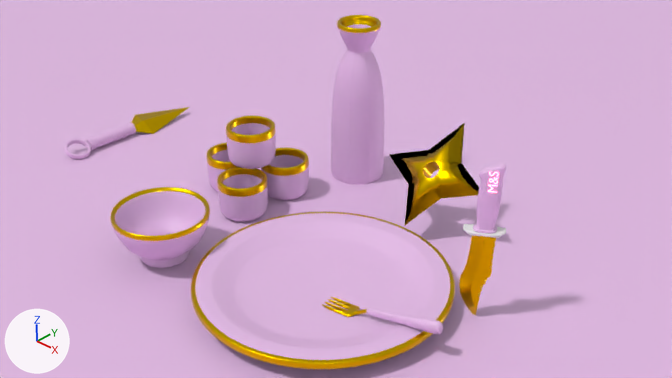
Two versions of the Blender file kitchen set.blend, one commit apart.
Both versions are drawn from the file's camera 'persp'. Lighting does not change. The marker at lower left points along +X, +Y and +Z. Text is drawn in Blender's own font.

The scene before the commit, as lines of its bpy script (objects in view):
```python
ob_1 = bpy.data.objects.new('1', me_circle_005)
ob_1.location = (-1.393, 0.924, -0.11)
ob_circle_003 = bpy.data.objects.new('Circle.003', me_circle_005)
ob_circle_003.location = (-1.386, 0.412, -0.11)
ob_circle_003.rotation_euler = (0.0, 0.0, 2.846)  # degrees (0, 0, 163)
ob_circle_004 = bpy.data.objects.new('Circle.004', me_circle_005)
ob_circle_004.location = (-1.831, 0.658, -0.11)
ob_circle_004.rotation_euler = (0.0, 0.0, 2.844)  # degrees (0, 0, 163)
ob_circle_005 = bpy.data.objects.new('Circle.005', me_circle_005)
ob_circle_005.location = (-1.56, 0.685, 0.239)
ob_circle_005.rotation_euler = (0.0, 0.0, -0.651)  # degrees (0, 0, -37)
ob_cube = bpy.data.objects.new('Cube', me_cube_001)
ob_cube.location = (0.873, -0.002, 0.092)
ob_cube.rotation_euler = (0.0, -0.174, 0.167)  # degrees (0, -10, 9.6)
ob_plane_001 = bpy.data.objects.new('Plane.001', me_plane_002)
ob_plane_001.location = (1.001, 0.635, 0.873)
ob_plane_001.rotation_euler = (3.717, -1.571, 0.0)  # degrees (213, -90, 0)
ob_plane_001.scale = (0.308, 0.308, 0.308)
ob_plane_004 = bpy.data.objects.new('Plane.004', me_plane_003)
ob_plane_004.location = (-0.033, 1.363, 0.395)
ob_plane_004.rotation_euler = (0.748, 0.0, 0.0)  # degrees (43, 0, 0)
ob_plane_004.scale = (0.248, 0.248, 0.248)
ob_plane_005 = bpy.data.objects.new('Plane.005', me_plane_005)
ob_plane_005.location = (-3.397, 0.97, -0.062)
ob_plane_005.rotation_euler = (0.0, 0.374, 0.0)  # degrees (0, 21, 0)
ob_plane_005.scale = (0.162, 0.162, 0.162)
ob_sakke = bpy.data.objects.new('sakke', me_circle_004)
ob_sakke.location = (-1.17, 1.651, -0.178)
ob_sakke.rotation_euler = (0.0, 0.0, -0.371)  # degrees (0, 0, -21)
# also in view: 'Plane.002' at (0.97, 0.63, 0.21); 'Plane' at (0.0, 0.0, -0.4); 'plate' at (0.0, 0.0, -0.03); 'bowl' at (-1.32, -0.5, 0.1)
```
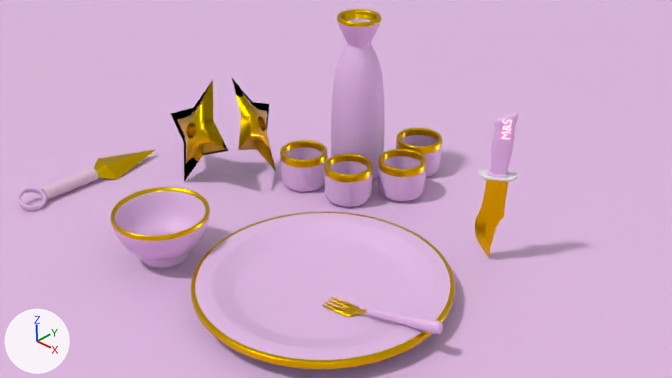
Location of each change, (x1, y1, x2, y2) in pixels of the pictures (672 x 378 px):
'sakke', moved, turned: before (331, 15, 384, 185); after (331, 9, 384, 180)
'Plane.004', moved, turned: before (389, 123, 479, 226); after (232, 78, 276, 171)
'Circle.005', moved: before (226, 116, 276, 169); after (378, 149, 426, 201)
'Circle.003', moved: before (217, 167, 268, 222); after (280, 140, 327, 192)
'1', moved: before (261, 147, 309, 200); after (324, 154, 373, 207)
'Plane.002', moved: before (459, 236, 496, 315); after (475, 180, 509, 258)
'Plane.001', moved: before (473, 162, 506, 234); after (487, 112, 518, 178)
'og.003', added: after (170, 80, 228, 181)
'Circle.004', moved: before (207, 142, 237, 192); after (396, 128, 442, 177)
'Plane.005', moved, turned, modifiers changed: before (131, 107, 189, 134); after (94, 150, 155, 179)
'Torus', moved, turned: before (86, 123, 136, 150); after (41, 168, 98, 200)
'BezierCircle', moved, turned: before (64, 139, 91, 159); after (17, 187, 47, 211)
'Cube.001', moved: before (463, 224, 506, 238); after (479, 170, 518, 182)
'Cylinder', moved, turned: before (87, 126, 134, 148); after (42, 169, 97, 197)
'Text', moved: before (488, 172, 499, 193); after (501, 120, 512, 139)

Diff of the bpy script that builds the scene:
```diff
--- a/kitchen set.blend.py
+++ b/kitchen set.blend.py
@@ ob_plane_001 @@
 ob_plane_001 = bpy.data.objects.new('Plane.001', me_plane_002)
-ob_plane_001.location = (1.001, 0.635, 0.873)
+ob_plane_001.location = (0.629, 1.32, 0.908)
 ob_plane_001.rotation_euler = (3.717, -1.571, 0.0)  # degrees (213, -90, 0)
@@ ob_sakke @@
 ob_sakke = bpy.data.objects.new('sakke', me_circle_004)
-ob_sakke.location = (-1.17, 1.651, -0.178)
-ob_sakke.rotation_euler = (0.0, 0.0, -0.371)  # degrees (0, 0, -21)
+ob_sakke.location = (-1.17, 1.651, -0.125)
 _m = ob_sakke.modifiers.new('Solidify', 'SOLIDIFY')
@@ ob_1 @@
 ob_1 = bpy.data.objects.new('1', me_circle_005)
-ob_1.location = (-1.393, 0.924, -0.11)
+ob_1.location = (-0.894, 1.233, -0.11)
 _m = ob_1.modifiers.new('Solidify', 'SOLIDIFY')
@@ ob_circle_003 @@
 ob_circle_003 = bpy.data.objects.new('Circle.003', me_circle_005)
-ob_circle_003.location = (-1.386, 0.412, -0.11)
+ob_circle_003.location = (-1.378, 1.151, -0.11)
 ob_circle_003.rotation_euler = (0.0, 0.0, 2.846)  # degrees (0, 0, 163)
@@ ob_circle_004 @@
 ob_circle_004 = bpy.data.objects.new('Circle.004', me_circle_005)
-ob_circle_004.location = (-1.831, 0.658, -0.11)
+ob_circle_004.location = (-0.787, 2.091, -0.11)
 ob_circle_004.rotation_euler = (0.0, 0.0, 2.844)  # degrees (0, 0, 163)
@@ ob_circle_005 @@
 ob_circle_005 = bpy.data.objects.new('Circle.005', me_circle_005)
-ob_circle_005.location = (-1.56, 0.685, 0.239)
+ob_circle_005.location = (-0.604, 1.63, -0.103)
 ob_circle_005.rotation_euler = (0.0, 0.0, -0.651)  # degrees (0, 0, -37)
@@ ob_plane_004 @@
 ob_plane_004 = bpy.data.objects.new('Plane.004', me_plane_003)
-ob_plane_004.location = (-0.033, 1.363, 0.395)
-ob_plane_004.rotation_euler = (0.748, 0.0, 0.0)  # degrees (43, 0, 0)
+ob_plane_004.location = (-1.896, 1.019, 0.342)
+ob_plane_004.rotation_euler = (0.0, 1.177, 0.554)  # degrees (0, 67, 32)
 ob_plane_004.scale = (0.248, 0.248, 0.248)
@@ ob_plane_005 @@
 ob_plane_005 = bpy.data.objects.new('Plane.005', me_plane_005)
-ob_plane_005.location = (-3.397, 0.97, -0.062)
-ob_plane_005.rotation_euler = (0.0, 0.374, 0.0)  # degrees (0, 21, 0)
+ob_plane_005.location = (-2.835, 0.141, -0.062)
+ob_plane_005.rotation_euler = (0.0, 0.372, 0.0)  # degrees (0, 21, 0)
 ob_plane_005.scale = (0.162, 0.162, 0.162)
@@ ob_plane_005 @@
 _m = ob_plane_005.modifiers.new('Mirror.001', 'MIRROR')
 _m.use_clip = True
+_m = ob_plane_005.modifiers.new('Bevel', 'BEVEL')
+_m.width = 0.05
+_m.width_pct = 0.05
+_m.segments = 4
+_m.angle_limit = 0.499
@@ ob_og_003 @@
+ob_og_003 = bpy.data.objects.new('og.003', me_plane_003.copy())  # the mesh of ob_plane_004
+ob_og_003.location = (-2.178, 0.578, 0.342)
+ob_og_003.rotation_euler = (0.0, 1.177, 4.586)  # degrees (0, 67, 263)
+ob_og_003.scale = (0.248, 0.248, 0.248)
+_m = ob_og_003.modifiers.new('Mirror', 'MIRROR')
+_m.use_axis = (False, False, True)
+_m.use_clip = True
```
